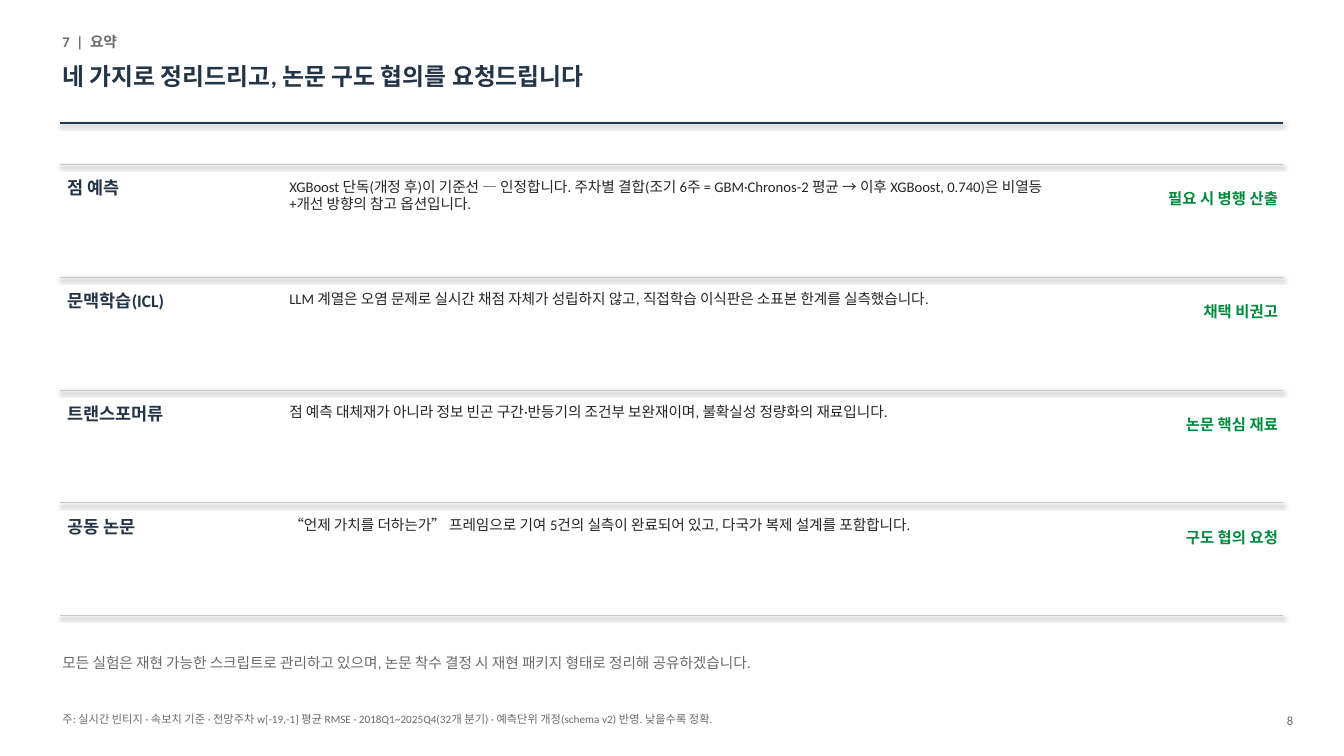
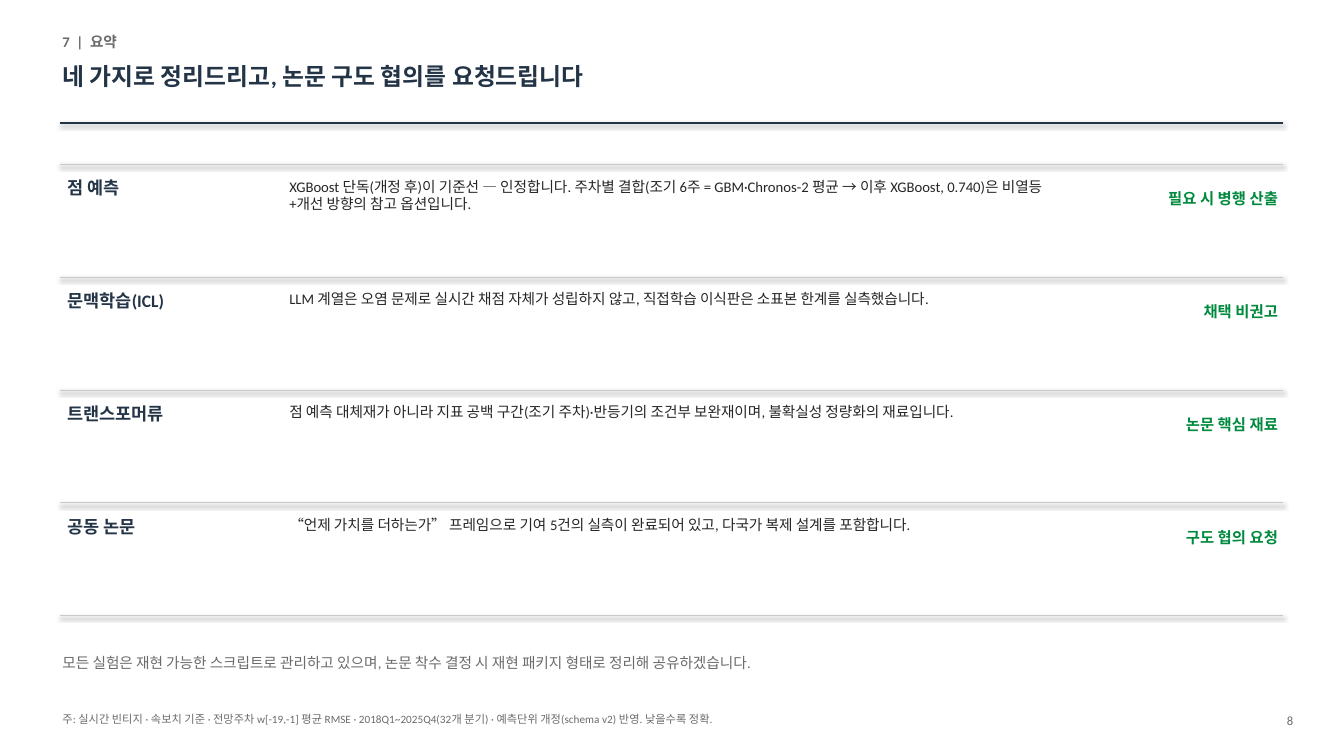
Before and after one commit to shezgone/bistro-lstm, a slide deck: slide 8 of docs/GDP_Nowcasting_종합리포트_한은_2026-08-10.pptx. Drawn at 1344x756 pixels with LibreOffice and Linux fonts; fonts in the diff are those of the drawing. Boxes give left, top, right and bottom in pixels: in the first picture for what was removed or moved away, otherwise in the second. Text is boxed around its words. In the diff, an @@ line names an element or a change of style, - is before the commit and + after.

```diff
--- a/docs/GDP_Nowcasting_종합리포트_한은_2026-08-10.pptx
+++ b/docs/GDP_Nowcasting_종합리포트_한은_2026-08-10.pptx
@@ text at <box>289,404,953,419</box>: text changed @@
-점 예측 대체재가 아니라 정보 빈곤 구간·반등기의 조건부 보완재이며, 불확실성 정량화의 재료입니다.
+점 예측 대체재가 아니라 지표 공백 구간(조기 주차)·반등기의 조건부 보완재이며, 불확실성 정량화의 재료입니다.
```
Also in this commit, not shown: 4 other slides changed, 4 other files.
